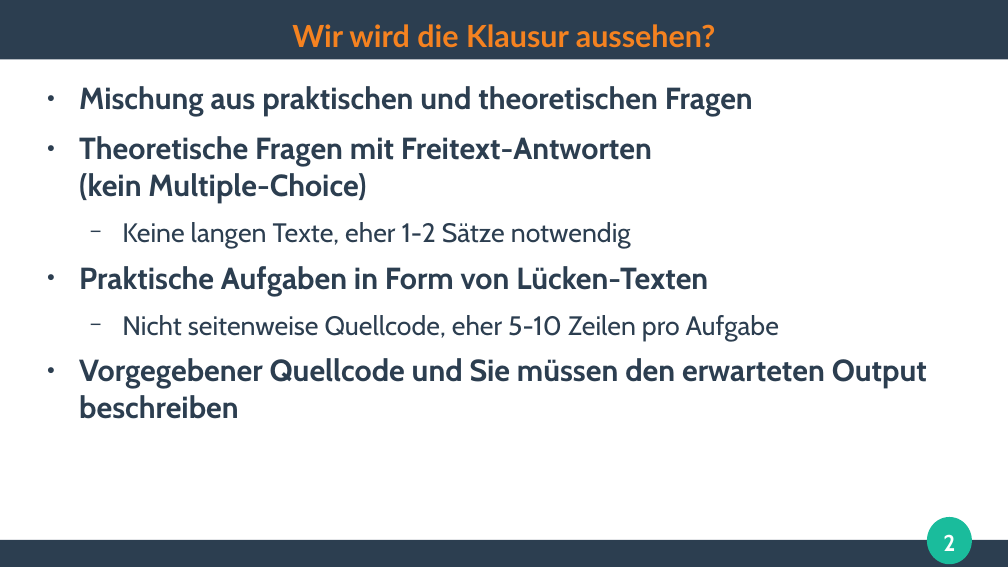
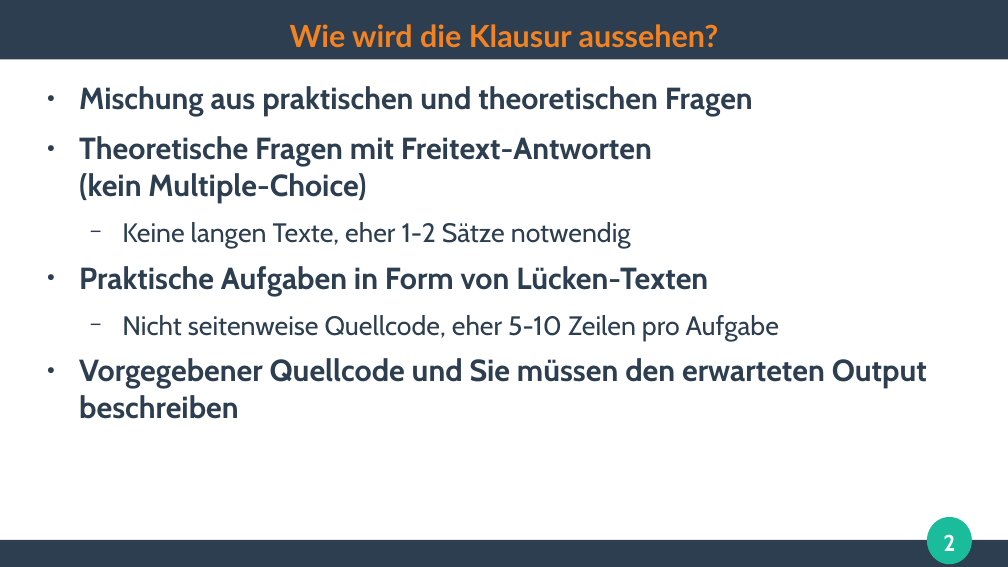
Before and after one commit to ghandmann/HS-AlbSig-WebAnwendungen2, a slide deck: slide 2 of Kapitel/99_Klausurvorbereitung.odp. Drawn at 1008x567 pixels with LibreOffice and Linux fonts; fonts in the diff are those of the drawing. Boxes give left, top, right and bottom in pixels: in the first picture for what was removed or moved away, otherwise in the second. Text is boxed around its words. In the diff, an @@ line names an element or a change of style, - is before the commit and + after.

Commit message:
remove 'moderne softwareentwicklung' and typo fix

```diff
--- a/Kapitel/99_Klausurvorbereitung.odp
+++ b/Kapitel/99_Klausurvorbereitung.odp
@@ title at [290, 24, 719, 48]: text changed @@
-Wir wird die Klausur aussehen?
+Wie wird die Klausur aussehen?
```
Also in this commit, not shown: 1 other slide changed.
